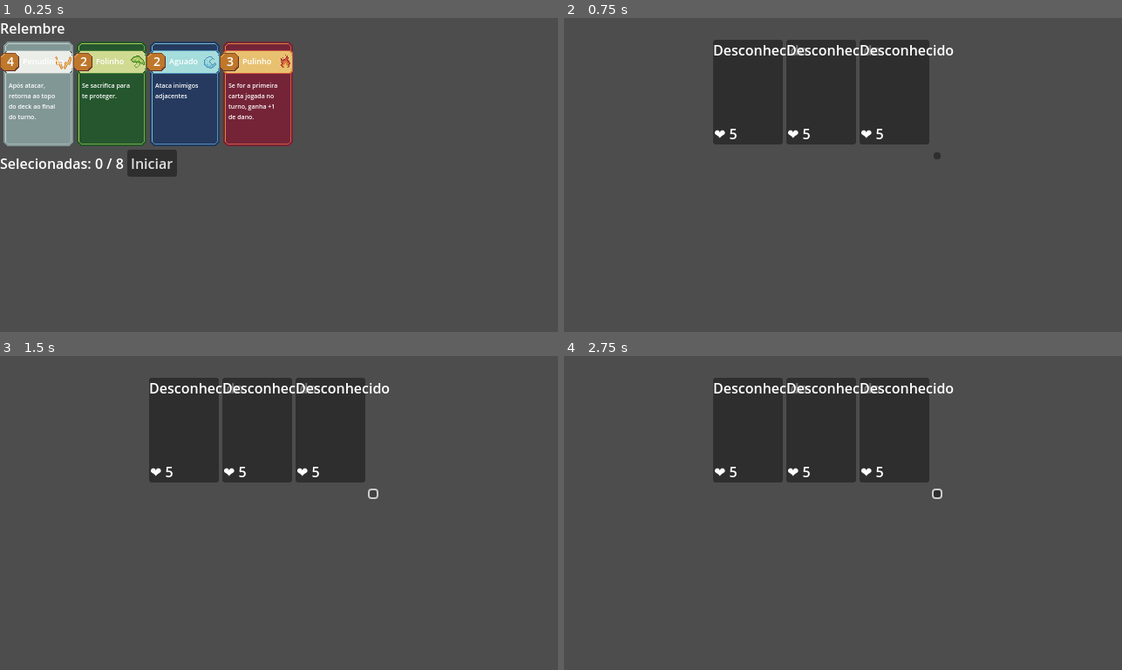
Above: before the commit, frames 1-4 (two rows, left to right).
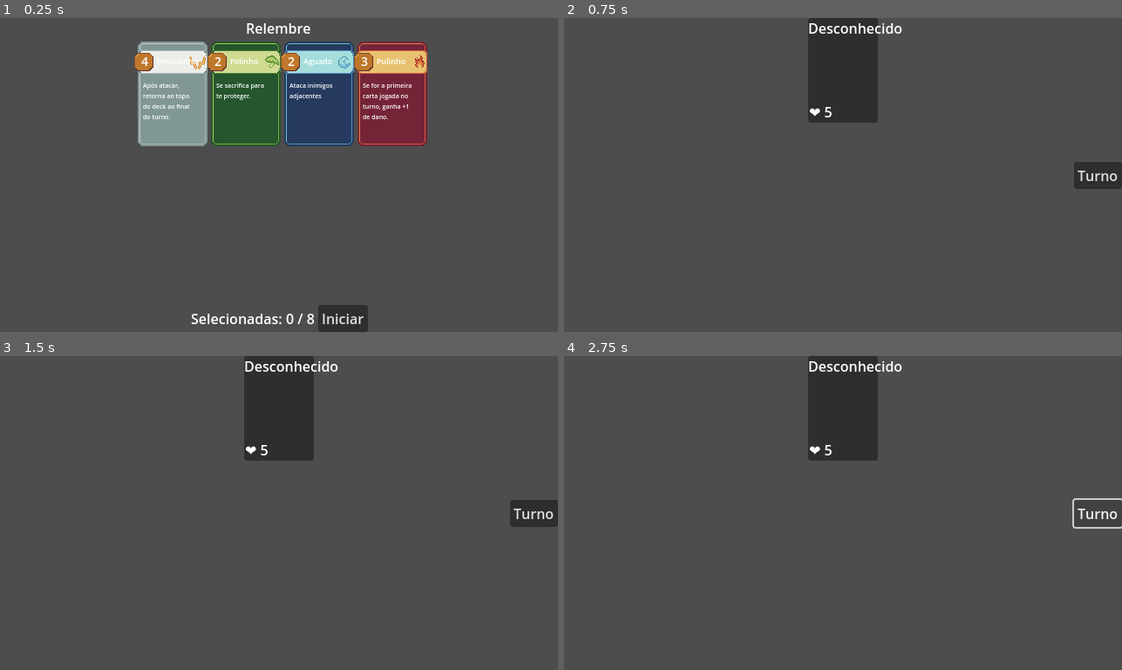
Above: after the commit, the same moments.

Repository: JonathanGoveira/CardGameTemplateGodot
Game: Godot game, scene res://scenes/pre_run_deck_selector.tscn
Same seed, same stepped clock (60 frames per second), same inputs: the game is played once before the commit and once after it.
Inputs (mouse positions are in pixels of both pictures, inside the frame that each line leads up to):
- Up to frame 1 (0.25 s): no input
- Up to frame 2 (0.75 s): click "Iniciar" at 0.5 s
- Up to frame 3 (1.5 s): click (373, 494) at 1.27 s
- Up to frame 4 (2.75 s): click (1099, 513) at 2 s, where only the run after the commit has a clickable "Turno"

The runs differ from the first frame. In frame 1, 27% of the frame differs, in the area x 0-77%, y 1-100%; in frame 2, 11%; in frame 3, 11%; in frame 4, 11%.

Commit message:
Update anchors

Diff:
--- /dev/null
+++ b/cardgametemplate/scenes/battle/battle_scene.tscn
@@ -0,0 +1,67 @@
+[gd_scene load_steps=4 format=3 uid="uid://yuveqbc7xvx4"]
+
+[ext_resource type="Script" uid="uid://c8s1juegtk8cj" path="res://scripts/cards/turn_manager.gd" id="2_6iigb"]
+[ext_resource type="PackedScene" uid="uid://bi6o4an0e0vai" path="res://scenes/battle/player_deck_manager.tscn" id="2_pu738"]
+[ext_resource type="PackedScene" uid="uid://coxglu8wkptdt" path="res://scenes/battle/enemy_board.tscn" id="3_pu738"]
+
+[node name="GameManager" type="Node"]
+
+[node name="UIManager" type="CanvasLayer" parent="."]
+
+[node name="AudioManager" type="Node" parent="."]
+
+[node name="TurnManager" type="Node" parent="."]
+script = ExtResource("2_6iigb")
+botao_encerrar_turno_path = NodePath("../board/Button")
+enemy_board_path = NodePath("../board/Enemies")
+deck_manager_path = NodePath("../board/PlayerDeck")
+
+[node name="board" type="Control" parent="."]
+custom_minimum_size = Vector2(640, 360)
+layout_mode = 3
+anchors_preset = 0
+offset_right = 248.0
+offset_bottom = 128.0
+
+[node name="Enemies" type="HBoxContainer" parent="board"]
+layout_mode = 1
+anchors_preset = 5
+anchor_left = 0.5
+anchor_right = 0.5
+offset_left = -40.0
+offset_right = 40.0
+offset_bottom = 120.0
+grow_horizontal = 2
+
+[node name="Inimigo" parent="board/Enemies" instance=ExtResource("3_pu738")]
+layout_mode = 2
+
+[node name="PlayerDeck" parent="board" instance=ExtResource("2_pu738")]
+mao_container = NodePath("../PlayerHand")
+
+[node name="PlayerHand" type="HBoxContainer" parent="board"]
+layout_mode = 1
+anchors_preset = 7
+anchor_left = 0.5
+anchor_top = 1.0
+anchor_right = 0.5
+anchor_bottom = 1.0
+offset_left = -20.0
+offset_top = -40.0
+offset_right = 20.0
+grow_horizontal = 2
+grow_vertical = 0
+
+[node name="Button" type="Button" parent="board"]
+layout_mode = 1
+anchors_preset = 6
+anchor_left = 1.0
+anchor_top = 0.5
+anchor_right = 1.0
+anchor_bottom = 0.5
+offset_left = -55.0
+offset_top = -15.5
+offset_bottom = 15.5
+grow_horizontal = 0
+grow_vertical = 2
+text = "Turno"
--- a/cardgametemplate/scenes/battle/board.tscn
+++ /dev/null
@@ -1,53 +0,0 @@
-[gd_scene load_steps=5 format=3 uid="uid://dkuk5uaw56b8f"]
-
-[ext_resource type="Script" uid="uid://c0giw7bs8lw4i" path="res://scripts/battle/board.gd" id="1_qmi5o"]
-[ext_resource type="PackedScene" uid="uid://coxglu8wkptdt" path="res://scenes/battle/enemy_board.tscn" id="2_qmi5o"]
-[ext_resource type="Script" uid="uid://bgiwrxu11p2yt" path="res://scripts/battle/deck_manager.gd" id="3_aesho"]
-[ext_resource type="PackedScene" uid="uid://b2f0gstxcgifp" path="res://scenes/cards/card_base.tscn" id="4_x7pv8"]
-
-[node name="Board" type="Control"]
-layout_mode = 3
-anchors_preset = 0
-script = ExtResource("1_qmi5o")
-
-[node name="EnemyBoard" type="HBoxContainer" parent="."]
-layout_mode = 2
-offset_right = 248.0
-offset_bottom = 120.0
-
-[node name="Inimigo" parent="EnemyBoard" instance=ExtResource("2_qmi5o")]
-layout_mode = 2
-
-[node name="Inimigo2" parent="EnemyBoard" instance=ExtResource("2_qmi5o")]
-layout_mode = 2
-
-[node name="Inimigo3" parent="EnemyBoard" instance=ExtResource("2_qmi5o")]
-layout_mode = 2
-
-[node name="DeckManager" type="Node" parent="."]
-script = ExtResource("3_aesho")
-carta_base_scene = ExtResource("4_x7pv8")
-mao_container = NodePath("../HandPlayer")
-
-[node name="HandPlayer" type="HBoxContainer" parent="."]
-layout_mode = 2
-offset_top = 128.0
-offset_right = 248.0
-offset_bottom = 128.0
-
-[node name="VisualDeck" type="Control" parent="."]
-anchors_preset = 0
-offset_right = 40.0
-offset_bottom = 40.0
-
-[node name="TextureRect" type="TextureRect" parent="VisualDeck"]
-layout_mode = 0
-offset_right = 40.0
-offset_bottom = 40.0
-
-[node name="ButtonTurn" type="Button" parent="."]
-layout_mode = 0
-offset_left = 253.0
-offset_top = 129.0
-offset_right = 261.0
-offset_bottom = 137.0
--- a/cardgametemplate/scenes/battle/player_deck_manager.tscn
+++ b/cardgametemplate/scenes/battle/player_deck_manager.tscn
@@ -1,17 +1,8 @@
-[gd_scene format=3 uid="uid://bi6o4an0e0vai"]
+[gd_scene load_steps=3 format=3 uid="uid://bi6o4an0e0vai"]
+
+[ext_resource type="Script" uid="uid://bgiwrxu11p2yt" path="res://scripts/battle/deck_manager.gd" id="1_fm1m1"]
+[ext_resource type="PackedScene" uid="uid://b2f0gstxcgifp" path="res://scenes/cards/card_base.tscn" id="2_71vvo"]
 
 [node name="PlayerDeck" type="Node"]
-
-[node name="Deck" type="Node" parent="."]
-
-[node name="DiscardPile" type="Node" parent="."]
-
-[node name="Banished" type="Node" parent="."]
-
-[node name="Hand" type="Control" parent="."]
-layout_mode = 3
-anchors_preset = 0
-offset_right = 40.0
-offset_bottom = 40.0
-
-[node name="OfferMana" type="Node" parent="."]
+script = ExtResource("1_fm1m1")
+carta_base_scene = ExtResource("2_71vvo")
--- a/cardgametemplate/scenes/battle_scene.tscn
+++ /dev/null
@@ -1,15 +0,0 @@
-[gd_scene load_steps=2 format=3 uid="uid://yuveqbc7xvx4"]
-
-[ext_resource type="PackedScene" uid="uid://dkuk5uaw56b8f" path="res://scenes/battle/board.tscn" id="1_kinr6"]
-
-[node name="GameManager" type="Node"]
-
-[node name="UIManager" type="CanvasLayer" parent="."]
-
-[node name="AudioManager" type="Node" parent="."]
-
-[node name="Board" parent="." instance=ExtResource("1_kinr6")]
-offset_left = 171.0
-offset_top = 25.0
-offset_right = 171.0
-offset_bottom = 25.0
--- a/cardgametemplate/scenes/pre_run_deck_selector.tscn
+++ b/cardgametemplate/scenes/pre_run_deck_selector.tscn
@@ -4,6 +4,7 @@
 [ext_resource type="PackedScene" uid="uid://cj2t3os33leus" path="res://scenes/cards/card_selectable.tscn" id="2_divfe"]
 
 [node name="PreRunDeckSelector" type="Control"]
+layout_direction = 1
 layout_mode = 3
 anchors_preset = 15
 anchor_right = 1.0
@@ -13,31 +14,47 @@
 script = ExtResource("1_fvrhc")
 grade_container_path = NodePath("PainelPrincipal/GradeCartas")
 carta_selectable_scene = ExtResource("2_divfe")
-label_contador_path = NodePath("PainelPrincipal/LinhaInferior/CartasSelecionadas")
-botao_iniciar_path = NodePath("PainelPrincipal/LinhaInferior/Start")
+label_contador_path = NodePath("LinhaInferior/CartasSelecionadas")
+botao_iniciar_path = NodePath("LinhaInferior/Start")
 
 [node name="PainelPrincipal" type="VBoxContainer" parent="."]
-layout_mode = 0
-offset_right = 40.0
-offset_bottom = 40.0
+layout_mode = 1
+anchors_preset = 5
+anchor_left = 0.5
+anchor_right = 0.5
+offset_left = -85.0
+offset_right = 85.0
+offset_bottom = 62.0
+grow_horizontal = 2
 
 [node name="Titulo" type="Label" parent="PainelPrincipal"]
 layout_mode = 2
+size_flags_horizontal = 4
 text = "Relembre"
 
 [node name="GradeCartas" type="GridContainer" parent="PainelPrincipal"]
 layout_mode = 2
 columns = 4
 
-[node name="LinhaInferior" type="HBoxContainer" parent="PainelPrincipal"]
-layout_mode = 2
+[node name="LinhaInferior" type="HBoxContainer" parent="."]
+layout_mode = 1
+anchors_preset = 7
+anchor_left = 0.5
+anchor_top = 1.0
+anchor_right = 0.5
+anchor_bottom = 1.0
+offset_left = -85.0
+offset_top = -31.0
+offset_right = 85.0
+grow_horizontal = 2
+grow_vertical = 0
 
-[node name="CartasSelecionadas" type="Label" parent="PainelPrincipal/LinhaInferior"]
+[node name="CartasSelecionadas" type="Label" parent="LinhaInferior"]
 layout_mode = 2
 text = "Selecionadas: "
 
-[node name="Start" type="Button" parent="PainelPrincipal/LinhaInferior"]
+[node name="Start" type="Button" parent="LinhaInferior"]
 layout_mode = 2
 text = "Iniciar"
 
-[connection signal="pressed" from="PainelPrincipal/LinhaInferior/Start" to="." method="on_start_pressed"]
+[connection signal="pressed" from="LinhaInferior/Start" to="." method="on_start_pressed"]
--- a/cardgametemplate/scripts/battle/deck_manager.gd
+++ b/cardgametemplate/scripts/battle/deck_manager.gd
@@ -2,7 +2,7 @@
 extends Node
 
 @export var carta_base_scene: PackedScene
-@export var mao_container: NodePath
+@export var mao_container: NodePath = "Board/PlayerHand"
 @export var max_cartas_mao: int = 5
 
 # Cartas iniciais reais do deck
--- /dev/null
+++ b/cardgametemplate/scripts/cards/turn_manager.gd
@@ -0,0 +1,42 @@
+extends Node
+
+enum Fase {
+	JOGADOR,
+	INIMIGOS
+}
+
+var fase_atual: Fase = Fase.JOGADOR
+
+@export var botao_encerrar_turno_path: NodePath
+@export var enemy_board_path: NodePath
+@export var deck_manager_path: NodePath
+
+func _ready():
+	iniciar_turno_jogador()
+
+func iniciar_turno_jogador():
+	fase_atual = Fase.JOGADOR
+	print("▶️ Turno do jogador")
+	get_node(botao_encerrar_turno_path).show()
+
+func encerrar_turno_jogador():
+	if fase_atual != Fase.JOGADOR:
+		return
+
+	get_node(botao_encerrar_turno_path).hide()
+	fase_atual = Fase.INIMIGOS
+	iniciar_turno_inimigos()
+
+func iniciar_turno_inimigos():
+	print("☠️ Turno dos inimigos")
+
+	var inimigos = get_node(enemy_board_path).get_children()
+	var deck = get_node(deck_manager_path)
+
+	for inimigo in inimigos:
+		if inimigo.has_method("get_dano"):
+			var dano = inimigo.get_dano()
+			deck.sofrer_dano(dano)
+
+	await get_tree().create_timer(1.0).timeout  # Delay simbólico
+	iniciar_turno_jogador()
--- a/cardgametemplate/scripts/pre_run_deck_selector.gd
+++ b/cardgametemplate/scripts/pre_run_deck_selector.gd
@@ -62,6 +62,6 @@
 
 func on_start_pressed() -> void:
 	GameState.cartas_selecionadas = selecionadas.duplicate()
-	var caminho_batalha = "res://scenes/battle_scene.tscn"
+	var caminho_batalha = "res://scenes/battle/battle_scene.tscn"
 	get_tree().change_scene_to_file(caminho_batalha)
 	print("Mudando para a cena de batalha...")
Not shown, added: cardgametemplate/scripts/cards/turn_manager.gd.uid
